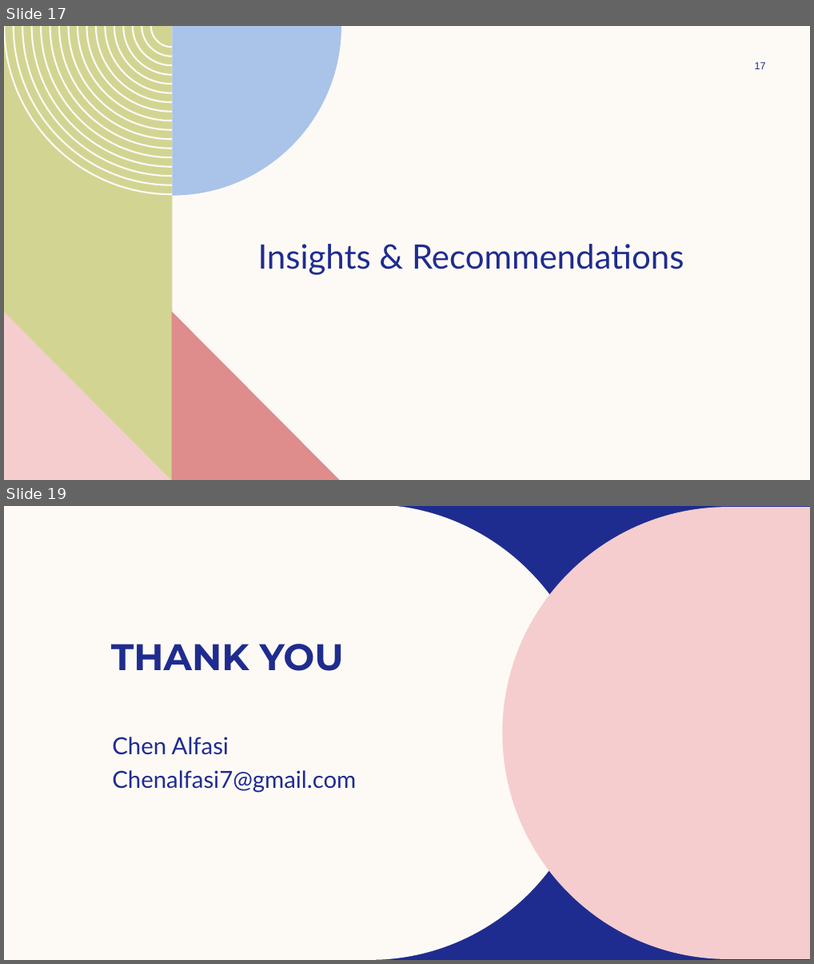
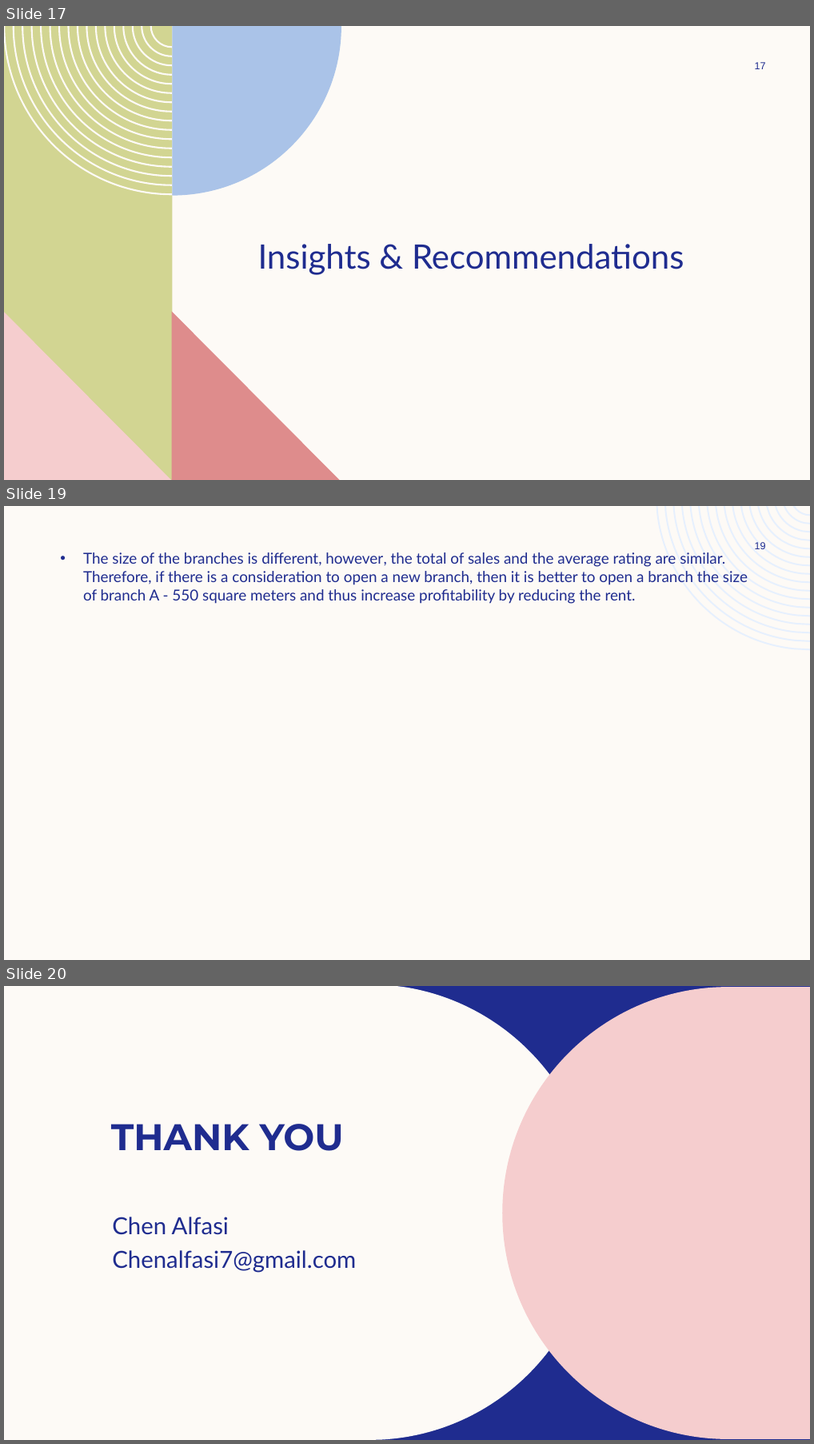
Before and after one commit to ChenAlfasi/MySQL-PowerBI---SuperMarket-Dashborad, a slide deck: Supermarket- PowerPoint.pptx. Shown one above the other, each under a label of ours: slides 17 and 19 before the commit, slides 17, 19 and 20 after it; the slides between them are not shown. The pictures are 814x964 and 814x1444 pixels, drawn with LibreOffice and Linux fonts; fonts in the diff are those of the drawing; background and template pictures are left out. Boxes give left, top, right and bottom in pixels: in the first picture for what was removed or moved away, otherwise in the second. Text is boxed around its words. In the diff, an @@ line names an element or a change of style, - is before the commit and + after.

```diff
--- a/Supermarket- PowerPoint.pptx
+++ b/Supermarket- PowerPoint.pptx
@@ slide 19 added at box(4, 506, 810, 960), background #FDFAF6 @@
@@ freeform shape added at box(657, 506, 810, 651), fill #E6F0FE @@
@@ text added at box(83, 552, 748, 604), 18 pt, text #1F2C8F @@
+• The size of the branches is different, however, the total of sales and the average rating are similar. Therefore, if there is a consideration to open a new branch, then it is better to open a branch the size of branch A - 550 square meters and thus increase profitability by reducing the rent.
@@ page number added at box(755, 542, 766, 549), 12 pt, text #1F2C8F @@
+19
@@ what was slide 19 is now slide 20 @@
```
Also in this commit, not shown: 1 slide changed.
